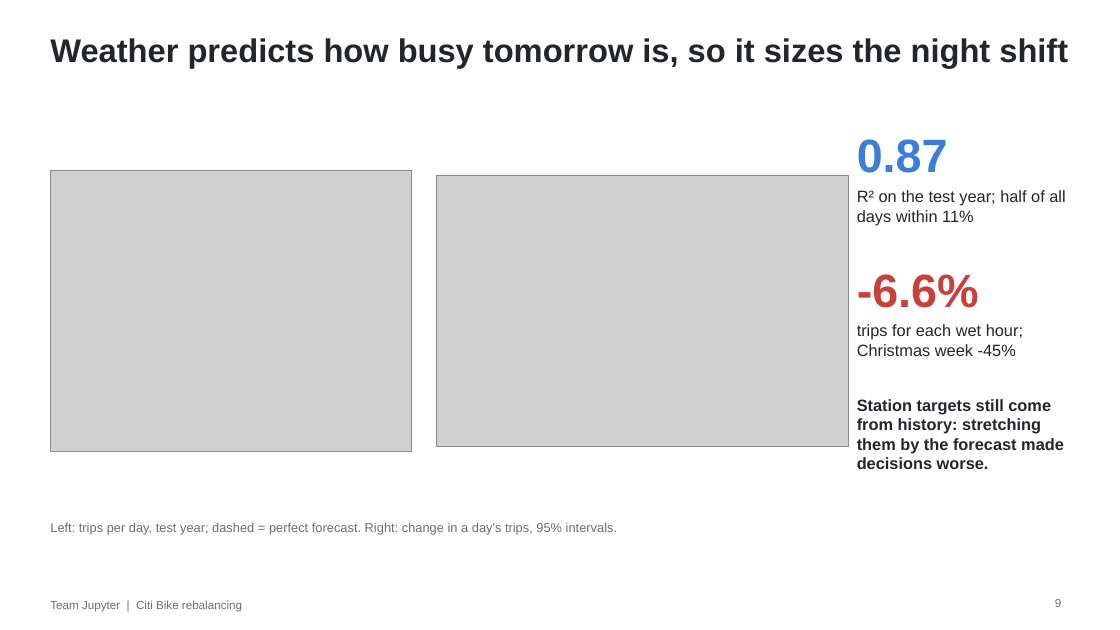
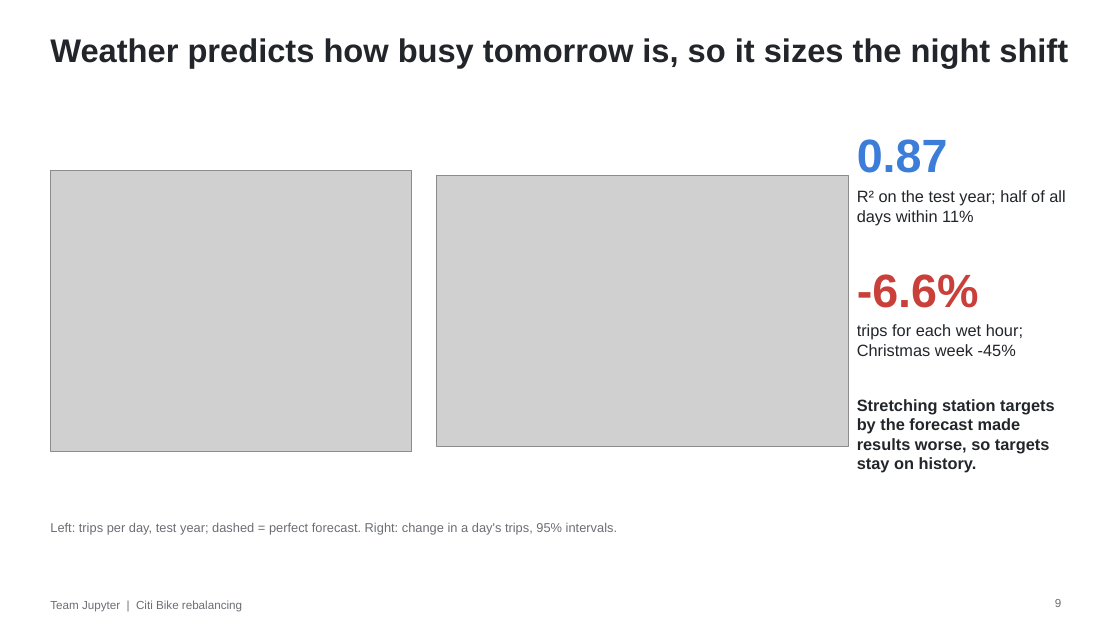
Before and after one commit to martin-gbeck/citibike-rebalancing, a slide deck: slide 9 of presentation/citibike-presentation.pptx. Drawn at 1120x630 pixels with LibreOffice and Linux fonts; fonts in the diff are those of the drawing; grey boxes stand for pictures. Boxes give left, top, right and bottom in pixels: in the first picture for what was removed or moved away, otherwise in the second. Text is boxed around its words. In the diff, an @@ line names an element or a change of style, - is before the commit and + after.

```diff
--- a/presentation/citibike-presentation.pptx
+++ b/presentation/citibike-presentation.pptx
@@ text at [857, 399, 1055, 473]: text changed @@
-Station targets still come from history: stretching them by the forecast made decisions worse.
+Stretching station targets by the forecast made results worse, so targets stay on history.
```
Also in this commit, not shown: 15 other slides changed, 1 other file.
